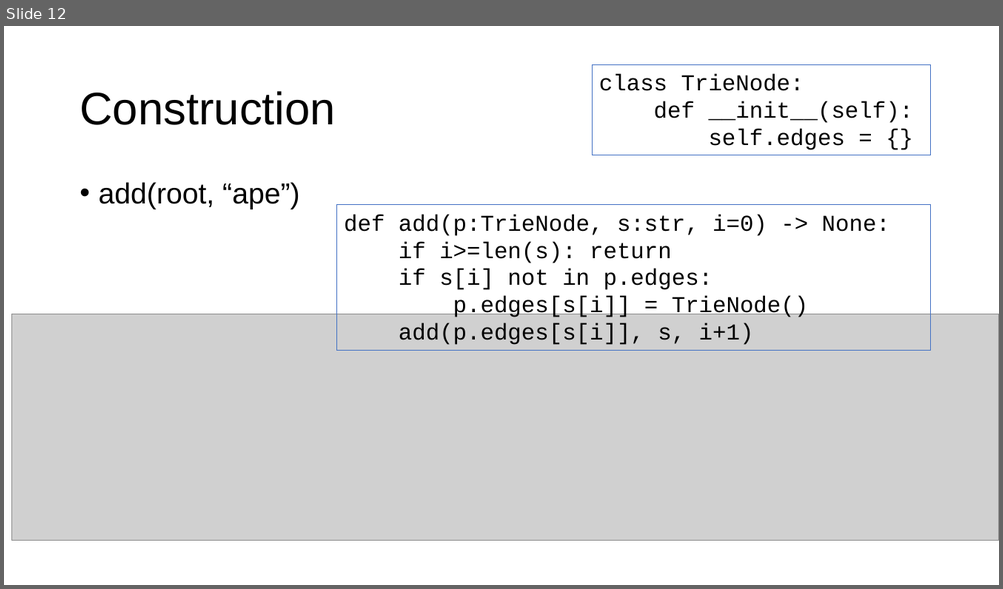
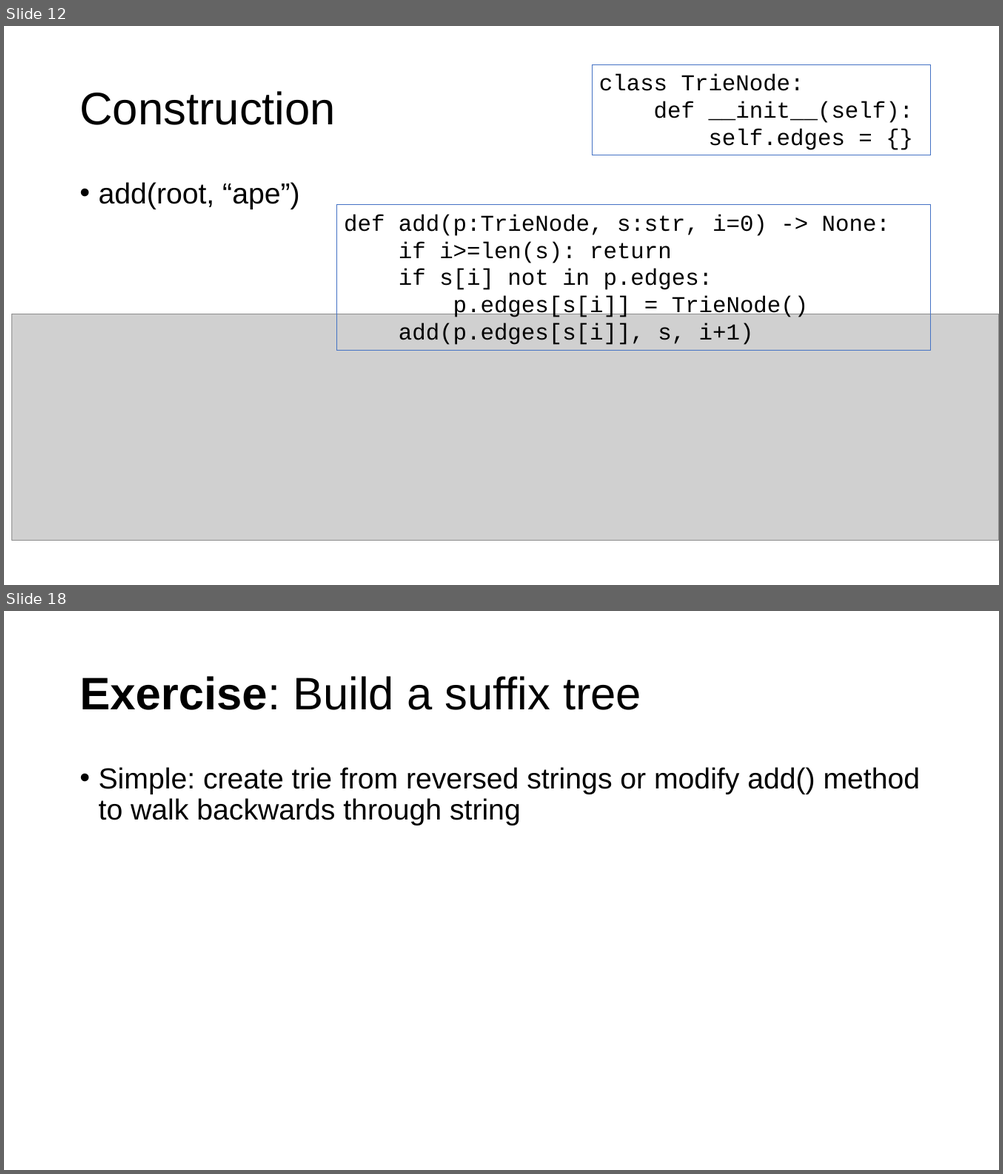
Before and after one commit to parrt/msds689, a slide deck: notes/searching.pptx. Shown one above the other, each under a label of ours: slide 12 before the commit, slides 12 and 18 after it; the slides between them are not shown. The pictures are 1003x589 and 1003x1174 pixels, drawn with LibreOffice and Linux fonts; fonts in the diff are those of the drawing; grey boxes stand for pictures; background and template pictures are left out. Boxes give left, top, right and bottom in pixels: in the first picture for what was removed or moved away, otherwise in the second. Text is boxed around its words. In the diff, an @@ line names an element or a change of style, - is before the commit and + after.

```diff
--- a/notes/searching.pptx
+++ b/notes/searching.pptx
@@ slide 18 added at box(4, 611, 999, 1170), background #FFFFFF @@
@@ title added at box(79, 676, 641, 710), 44 pt, text #000000 @@
+Exercise: Build a suffix tree
@@ text added at box(99, 767, 920, 826), 28 pt, text #000000 @@
+• Simple: create trie from reversed strings or modify add() method to walk backwards through string
```
Also in this commit, not shown: 2 slides changed, 5 other slides added, 4 other files.
